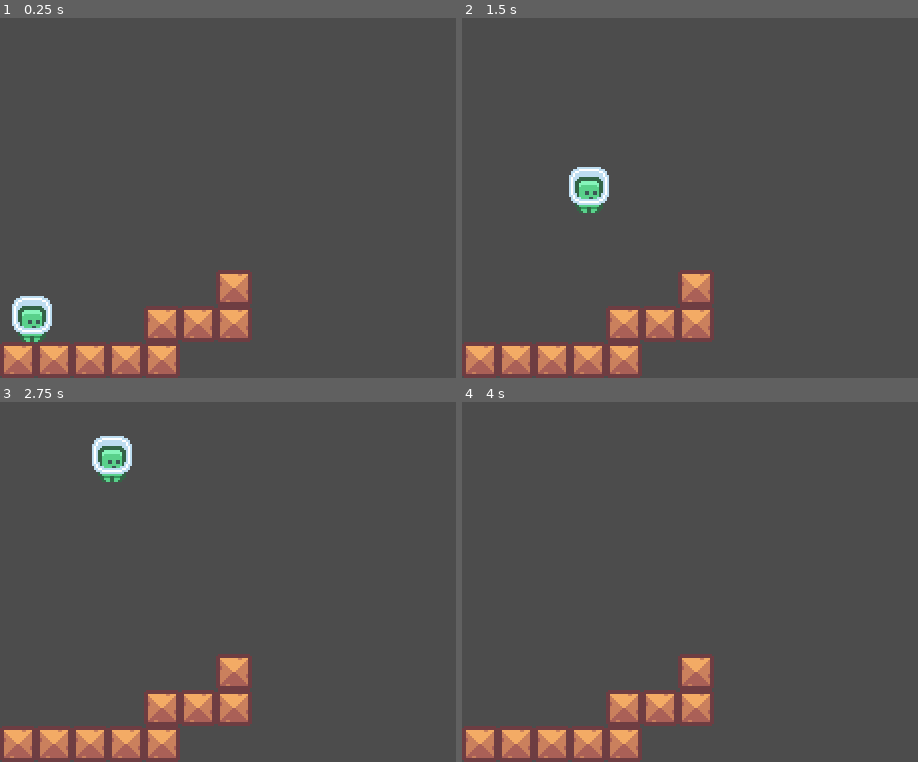
Above: before the commit, frames 1-4 (two rows, left to right).
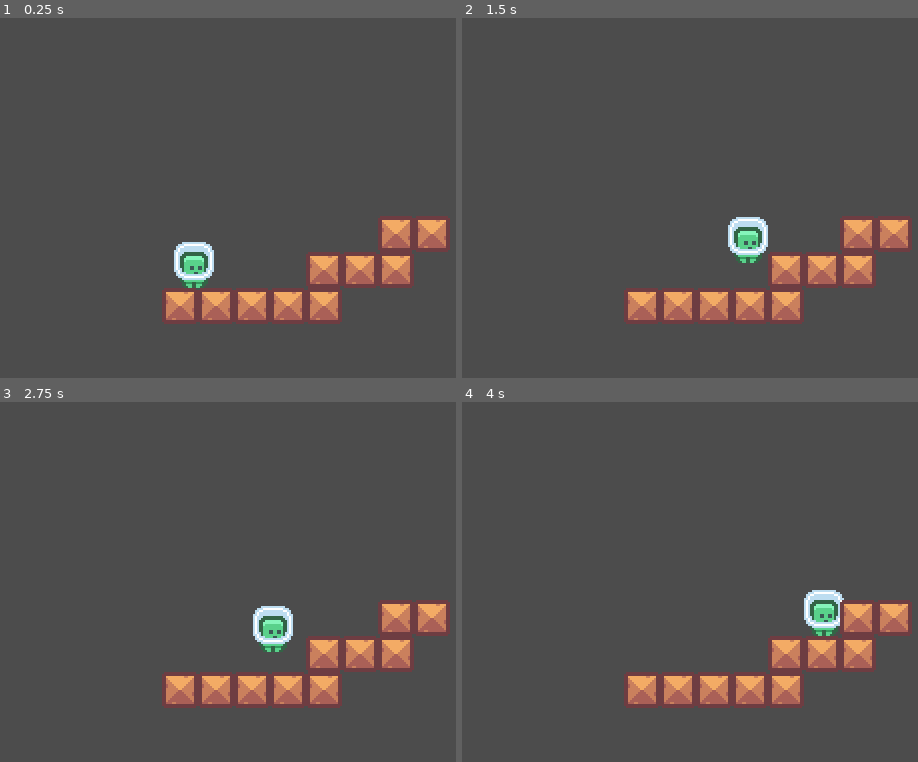
Above: after the commit, the same moments.

Repository: zmtprofile/Godot_Pixel_Platformer
Game: Godot game, scene res://WorldScenes/World.tscn
Same seed, same stepped clock (60 frames per second), same inputs: the game is played once before the commit and once after it.
Inputs:
- Up to frame 1 (0.25 s): no input
- Up to frame 2 (1.5 s): tap Enter at 0.5 s; hold Right (ui_right) from 0.53 s (still down); tap Up (ui_up) at 0.6, 0.77, 1.07, 1.35 s
- Up to frame 3 (2.75 s): tap Up (ui_up) at 1.52, 1.82, 2.1 s; release Right (ui_right) at 2.03 s; hold Left (ui_left) from 2.03 s (still down)
- Up to frame 4 (4 s): release Left (ui_left) at 2.78 s; hold Right (ui_right) from 2.78 s (still down); tap Up (ui_up) at 2.85, 3.02, 3.32, 3.6, 3.77 s

The runs differ from the first frame. In frame 1, 15% of the frame differs, in the area x 0-99%, y 55-100%; in frame 2, 15%; in frame 3, 15%; in frame 4, 14%.

Commit message:
Feature/refined character (#1)
* added block world scene to get rid of file difference without content

* changed window size project setting

* removed the line break in default_env.tres

* changed project window resolution

* refactored x movement

* world blocked repositioned

* apply friction

* some adjustment in numbers

* return the window size to 320x180

* move block because window size changed

* stop player from jumping mid air

* added velocity change when release up button

* implement fast fall when mid air

* store numbers in variables

Diff:
--- a/Player.gd
+++ b/Player.gd
@@ -1,20 +1,45 @@
 extends KinematicBody2D
 
 var velocity = Vector2.ZERO
+var fast_fell = false
+export(int) var JUMP_FORCE = -130
+export(int) var JUMP_RELEASE_FORCE = -70
+export(int) var MAX_SPEED = 50
+export(int) var ACCELERATION = 10
+export(int) var FRICTION = 10
+export(int) var GRAVITY = 4
+export(int) var ADDITIONAL_FALL_GRAVITY = 4
 
 func _ready():
 	pass # Replace with function body.
 
 func _physics_process(delta):
-	velocity.y += 4
-	if Input.is_action_pressed("ui_right"):
-		velocity.x = 50
-	elif Input.is_action_pressed("ui_left"):
-		velocity.x = -50
+	apply_gravity()
+	var input = Vector2.ZERO
+	input.x = Input.get_action_strength("ui_right") - Input.get_action_strength("ui_left")
+
+	if input.x == 0:
+		apply_friction()
 	else:
-		velocity.x = 0
+		apply_acceleration(input.x)
 
-	if Input.is_action_just_pressed("ui_up"):
-		velocity.y = -100
+	if is_on_floor():
+		if Input.is_action_just_pressed("ui_up"):
+			velocity.y = JUMP_FORCE
+	else:
+		if Input.is_action_just_released("ui_up") and velocity.y < JUMP_RELEASE_FORCE:
+			velocity.y = JUMP_RELEASE_FORCE
 
-	velocity = move_and_slide(velocity)
+		if velocity.y > 0:
+			velocity.y += ADDITIONAL_FALL_GRAVITY
+
+	velocity = move_and_slide(velocity, Vector2.UP)
+
+func apply_gravity():
+	velocity.y += GRAVITY
+
+func apply_friction():
+	velocity.x = move_toward(velocity.x, 0, FRICTION)
+
+func apply_acceleration(amount):
+	velocity.x = move_toward(velocity.x, MAX_SPEED * amount, ACCELERATION)
--- a/WorldScenes/World.tscn
+++ b/WorldScenes/World.tscn
@@ -6,32 +6,35 @@
 [node name="World" type="Node2D"]
 
 [node name="Player" parent="." instance=ExtResource( 2 )]
-position = Vector2( 16, 150 )
+position = Vector2( 97, 123 )
 
 [node name="Block" parent="." instance=ExtResource( 1 )]
-position = Vector2( 27, 171 )
+position = Vector2( 108, 144 )
 
 [node name="Block2" parent="." instance=ExtResource( 1 )]
-position = Vector2( 9, 171 )
+position = Vector2( 90, 144 )
 rotation = 0.0157467
 
 [node name="Block3" parent="." instance=ExtResource( 1 )]
-position = Vector2( 45, 171 )
+position = Vector2( 126, 144 )
 
 [node name="Block4" parent="." instance=ExtResource( 1 )]
-position = Vector2( 63, 171 )
+position = Vector2( 144, 144 )
 
 [node name="Block5" parent="." instance=ExtResource( 1 )]
-position = Vector2( 81, 171 )
+position = Vector2( 162, 144 )
 
 [node name="Block6" parent="." instance=ExtResource( 1 )]
-position = Vector2( 81, 153 )
+position = Vector2( 162, 126 )
 
 [node name="Block7" parent="." instance=ExtResource( 1 )]
-position = Vector2( 99, 153 )
+position = Vector2( 180, 126 )
 
 [node name="Block8" parent="." instance=ExtResource( 1 )]
-position = Vector2( 117, 153 )
+position = Vector2( 198, 126 )
 
 [node name="Block9" parent="." instance=ExtResource( 1 )]
-position = Vector2( 117, 135 )
+position = Vector2( 198, 108 )
+
+[node name="Block10" parent="." instance=ExtResource( 1 )]
+position = Vector2( 216, 108 )
